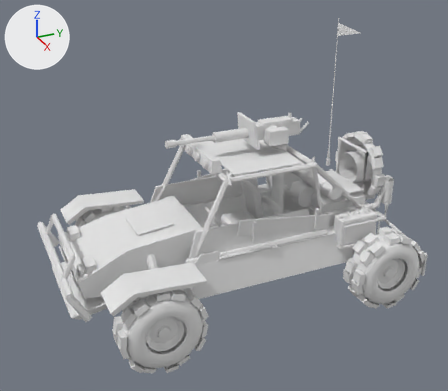
The glTF model assets/exported/Buggy/Buggy.glb as it was, and as the next commit left it.
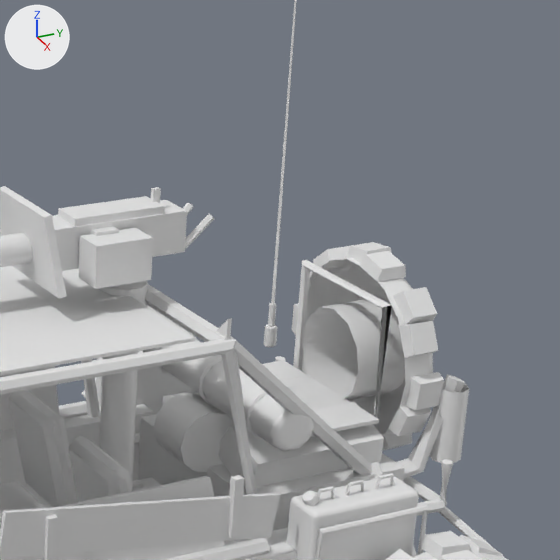
Each version appears first whole from a 50 mm camera at (18.86, -9.11, 13.25) aimed at (0.29, -0.75, 3.97), and next in a close-up on the part from 53% to 95% of the width and 13% to 60% of the height. Every picture has the same lights, and +X, +Y and +Z are marked at upper left. The last two pictures show the newer version. Vertices at exactly the same position are counted once.

Names of what the first close-up shows: 'BuggyKit', 'GunBody', 'Root', 'WheelRL'.
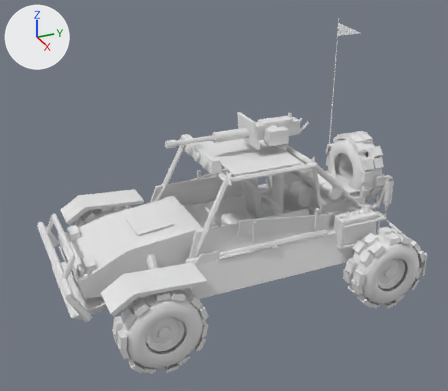
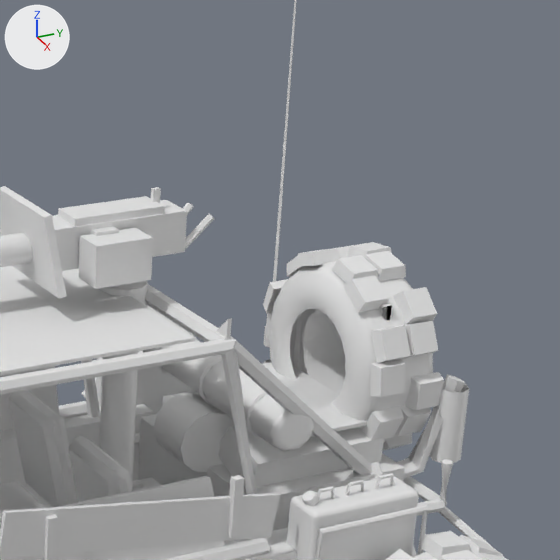
Changed parts and their boxes [x1, y1, x2, y2] in the close-ups (560 x 560 px):
part 1 of me_buggykit, added: after [266, 312, 272, 340]
part 2 of me_buggykit, added: after [362, 407, 404, 440]
part 3 of me_buggykit, added: after [370, 359, 405, 397]
part 4 of me_buggykit, added: after [371, 326, 411, 363]
part 5 of me_buggykit, added: after [343, 276, 389, 313]
part 6 of me_buggykit, added: after [332, 255, 378, 284]
part 7 of me_buggykit, added: after [296, 249, 341, 267]
part 8 of me_buggykit, added: after [287, 256, 302, 277]
part 9 of me_buggykit, added: after [263, 279, 288, 313]
part 10 of me_buggykit, added: after [269, 261, 405, 430]

The change, as a list of edits to the scene's bpy script:
```text
Change me_buggykit:
    used by ob_buggykit; location = (0.0, 0.0, 0.0)
    remove me_buggykit.from_pydata(...)  # 1667 vertices, 2968 faces; spans x -2.73..2.73, y -6.54..5.92, z 1.75..9.55
    add me_buggykit.from_pydata(...)  # 1869 vertices, 3288 faces; spans x -2.73..2.73, y -6.54..5.92, z 1.75..9.55
    me_buggykit part 1: the loose piece of 8 vertices spanning x -1.37..-1.2, y 5.04..5.48, z 3.79..4.21 is copied, and the copy is turned -180 degrees about the x axis through its middle, then moved by (0.0, -0.43, 0.0); it spans x -1.37..-1.2, y 4.62..5.06, z 3.79..4.21
    me_buggykit part 2: the loose piece of 8 vertices spanning x 0.99..1.32, y 5.04..5.48, z 4.33..4.76 is copied, and the copy is turned 180 degrees about the x axis through its middle, then moved by (0.0, -0.43, -1.1); it spans x 0.99..1.32, y 4.62..5.06, z 3.24..3.67
    me_buggykit part 3: the loose piece of 8 vertices spanning x 1.17..1.38, y 5.13..5.57, z 3.66..4.07 is copied, and the copy is turned -180 degrees about the x axis through its middle, then moved by (0.0, -0.61, 0.27); it spans x 1.17..1.38, y 4.53..4.97, z 3.93..4.34
    me_buggykit part 4: the loose piece of 8 vertices spanning x 0.99..1.32, y 5.04..5.48, z 3.24..3.67 is copied, and the copy is turned 180 degrees about the x axis through its middle, then moved by (0.0, -0.43, 1.1); it spans x 0.99..1.32, y 4.62..5.06, z 4.33..4.76
    me_buggykit part 5: the loose piece of 8 vertices spanning x 0.7..1.1, y 5.13..5.57, z 4.7..5.1 is copied, and the copy is multiplied about its middle by the matrix ((-0.223, 0.0, 0.975), (0.0, -1.0, 0.0), (0.975, 0.0, 0.223)), then moved by (-0.22, -0.61, 0.18); it spans x 0.46..0.89, y 4.53..4.97, z 4.9..5.26
    me_buggykit part 6: the loose piece of 8 vertices spanning x 0.06..0.49, y 5.04..5.48, z 5.12..5.38 is copied, and the copy is multiplied about its middle by the matrix ((-0.901, 0.0, 0.434), (0.0, -1.0, 0.0), (0.434, 0.0, 0.901)), then moved by (0.02, -0.43, 0.0); it spans x 0.06..0.49, y 4.62..5.06, z 5.12..5.38
    me_buggykit part 7: the loose piece of 8 vertices spanning x -0.34..0.07, y 5.13..5.57, z 5.17..5.38 is copied, and the copy is multiplied about its middle by the matrix ((-0.901, 0.0, -0.434), (0.0, -1.0, 0.0), (-0.434, 0.0, 0.901)), then moved by (-0.3, -0.61, -0.07); it spans x -0.63..-0.2, y 4.53..4.97, z 5.06..5.36
    me_buggykit part 8: the loose piece of 8 vertices spanning x -1.0..-0.58, y 5.04..5.48, z 4.81..5.19 is copied, and the copy is multiplied about its middle by the matrix ((-0.223, 0.0, -0.975), (0.0, -1.0, 0.0), (-0.975, 0.0, 0.223)), then moved by (0.0, -0.43, 0.0); it spans x -1.0..-0.58, y 4.62..5.06, z 4.81..5.19
    me_buggykit part 9: the loose piece of 8 vertices spanning x -1.36..-1.06, y 5.13..5.57, z 3.37..3.8 is copied, and the copy is turned 180 degrees about the x axis through its middle, then moved by (0.0, -0.61, 0.83); it spans x -1.36..-1.06, y 4.53..4.97, z 4.2..4.63
    me_buggykit part 10: 90 vertices added at x -1.23..1.23, y 4.48..4.7, z 2.79..5.21
    other edits to the shape of me_buggykit do not show in these pictures
```
